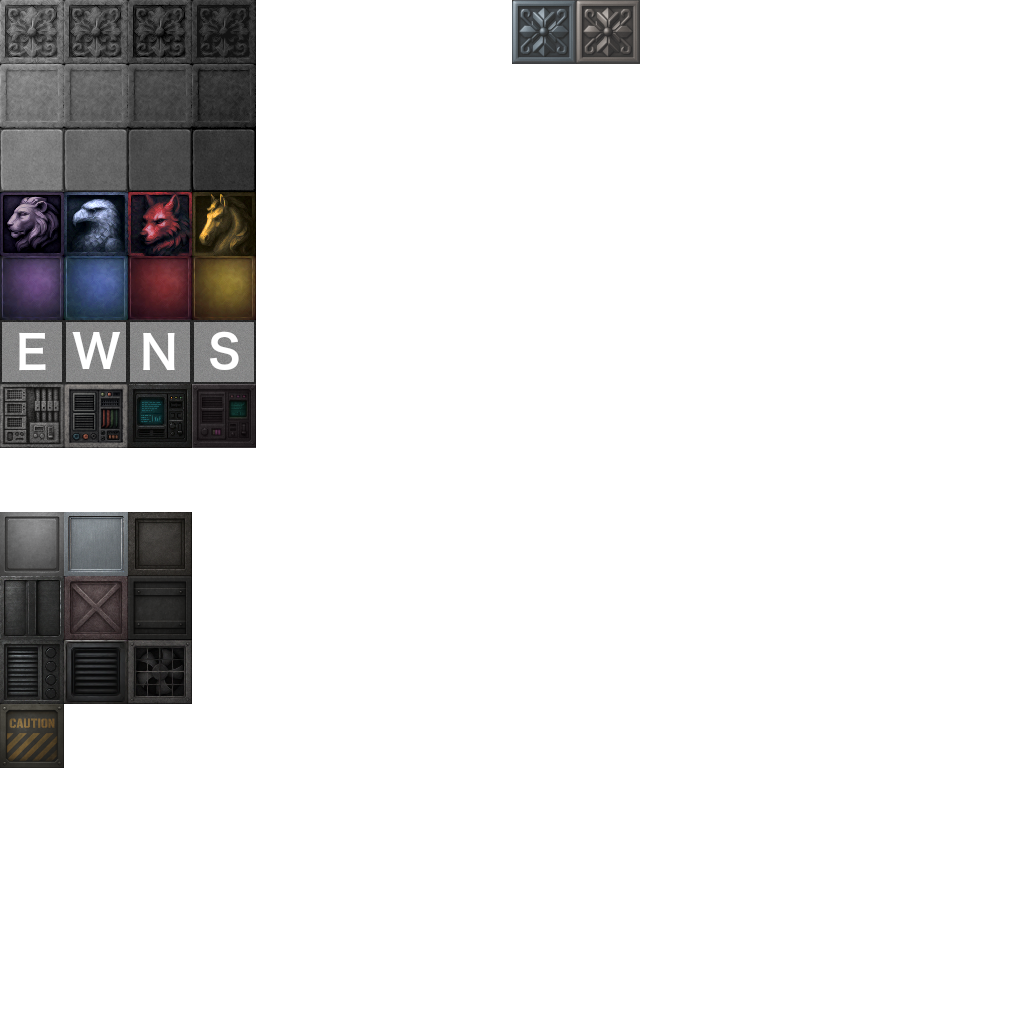
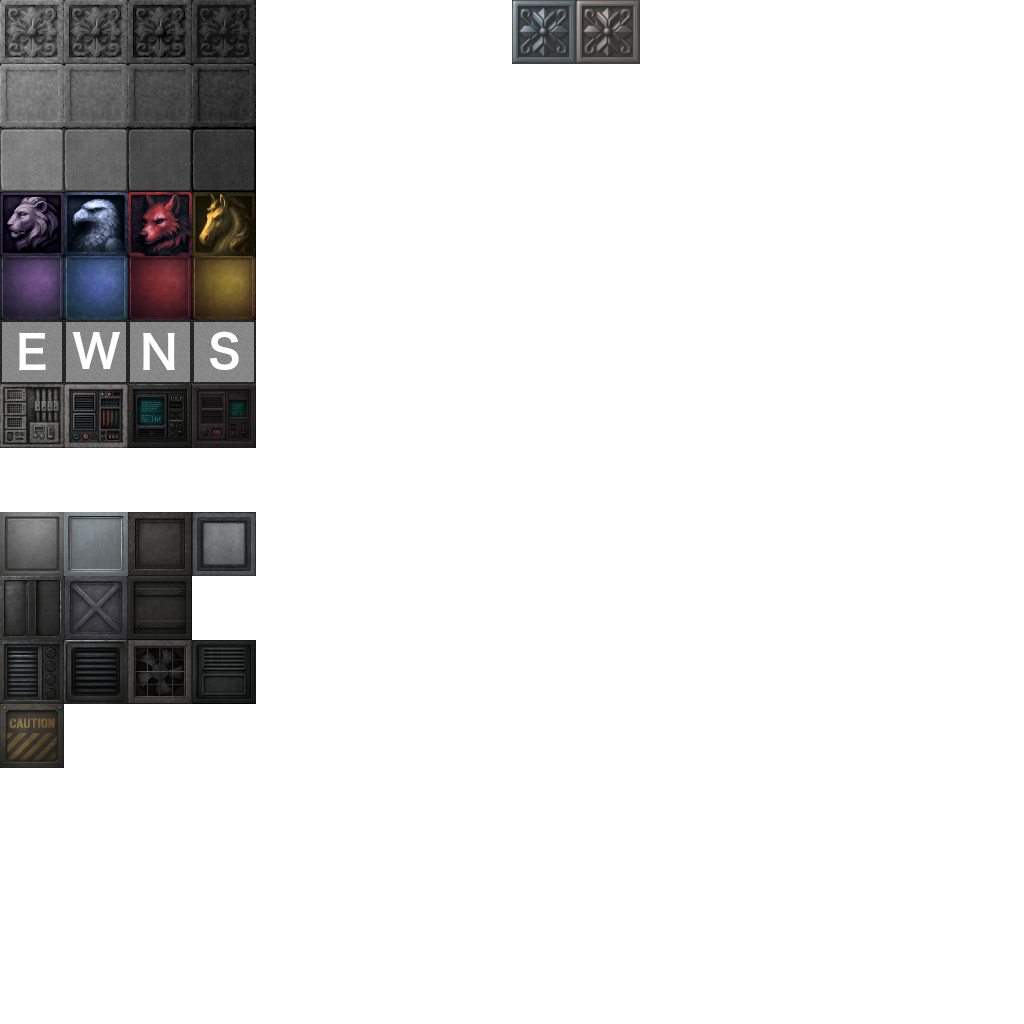
Comparing the layer stacks of the two 1024x1024 images. Changes:
painted on "Layer" over [0, 384, 256, 704]
